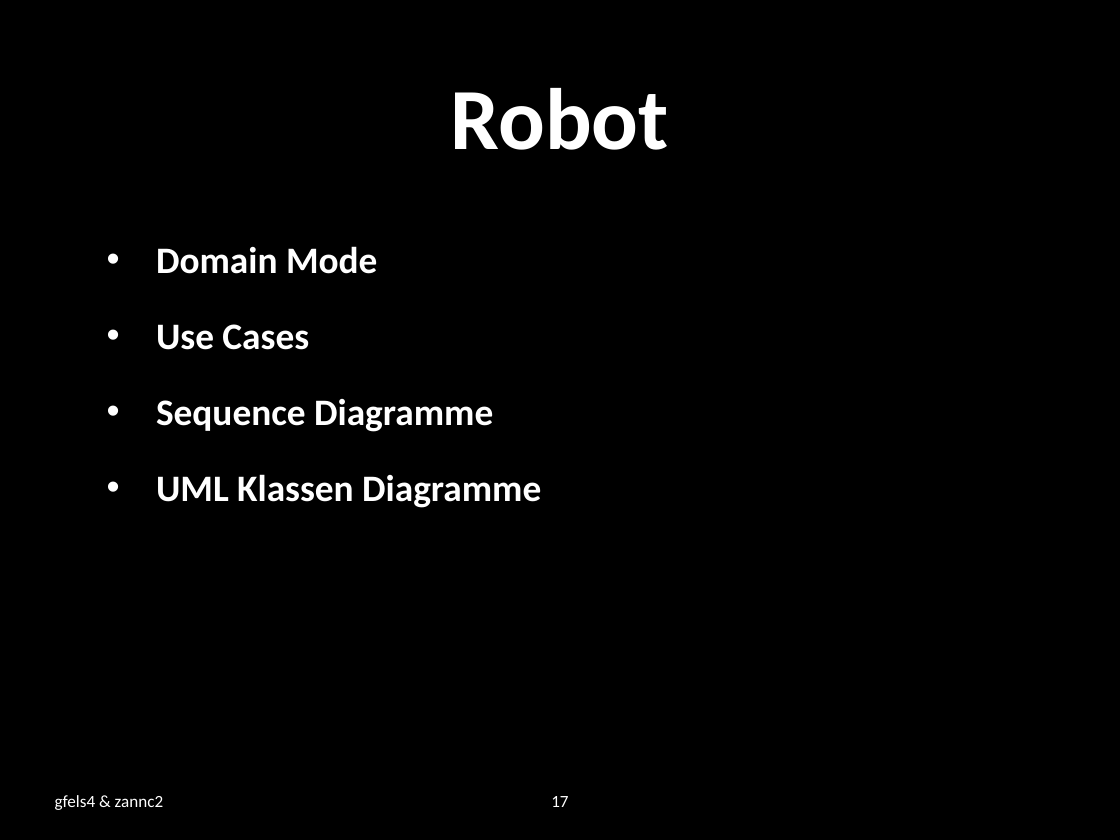
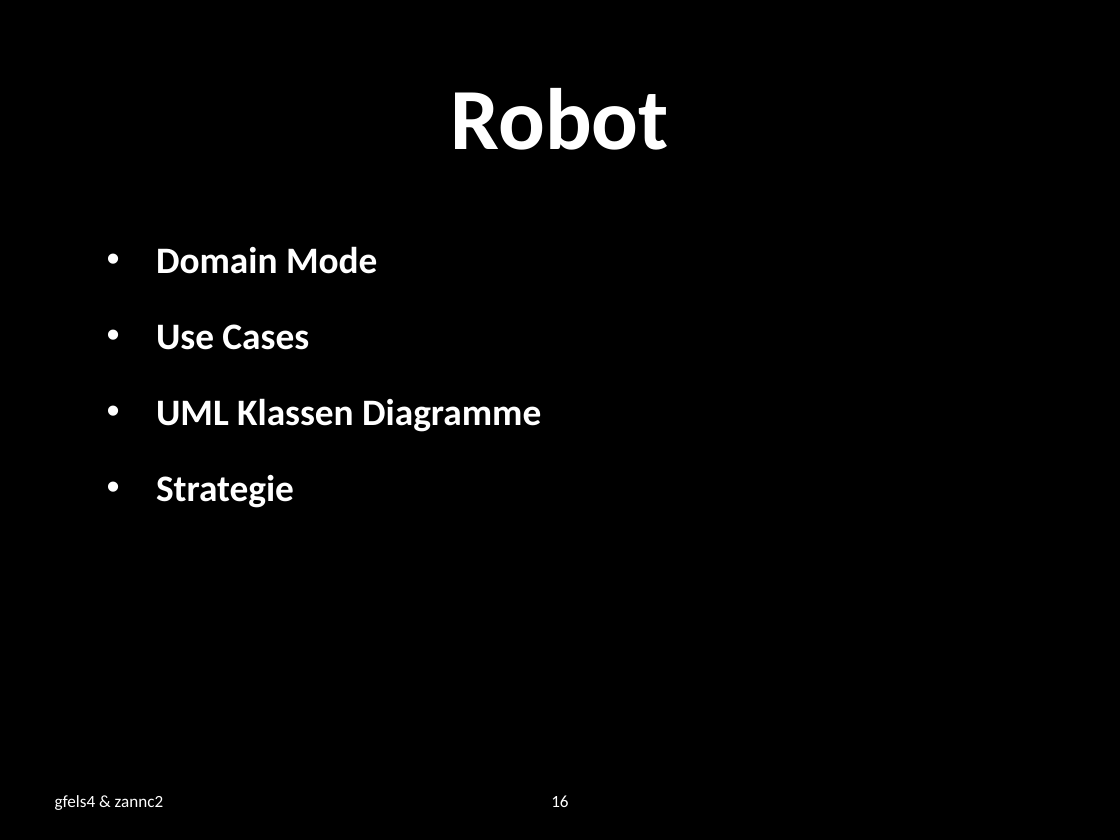
Before and after one commit to zannc2/SearchRobot, a slide deck: slide 16 of SearchRobot/doc/presentation.pptx (slide 17 before the commit). Drawn at 1120x840 pixels with LibreOffice and Linux fonts; fonts in the diff are those of the drawing; background and template pictures are left out. Boxes give left, top, right and bottom in pixels: in the first picture for what was removed or moved away, otherwise in the second. Text is boxed around its words. In the diff, an @@ line names an element or a change of style, - is before the commit and + after.

```diff
--- a/SearchRobot/doc/presentation.pptx
+++ b/SearchRobot/doc/presentation.pptx
@@ text at box(156, 399, 493, 432): paragraph removed @@
-• Sequence Diagramme
@@ text at box(156, 474, 294, 508): paragraph added @@
+• Strategie
@@ page number at box(551, 795, 568, 807): text changed @@
-17
+16
```
Also in this commit, not shown: 2 other slides changed, 4 slides added, 1 slide removed.
